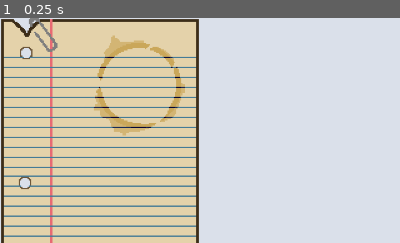
Above: before the commit, frame 1.
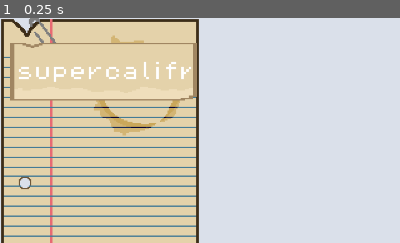
Above: after the commit, the same moment.

Repository: levienk/GMTK-Game-Jam-2024
Game: Godot game, scene res://game.tscn
Same seed, same stepped clock (60 frames per second), same inputs: the game is played once before the commit and once after it.
Inputs:
- Up to frame 1 (0.25 s): no input
The pictures show only the part of the screen within x 0-50%, y 0-50%; the shares and areas given below are measured in that part.

The runs differ from the first frame. In frame 1, 4.2% of the frame differs, in the area x 2-50%, y 11-37%.

Commit message:
Create WordBox

Diff:
--- a/game.tscn
+++ b/game.tscn
@@ -1,10 +1,11 @@
-[gd_scene load_steps=6 format=3 uid="uid://cv7hyn3xhhpxa"]
+[gd_scene load_steps=7 format=3 uid="uid://cv7hyn3xhhpxa"]
 
 [ext_resource type="Script" path="res://game.gd" id="1_56afu"]
 [ext_resource type="Texture2D" uid="uid://brhyun46vmtue" path="res://assets/art/background/Background.png" id="2_l3re6"]
 [ext_resource type="PackedScene" uid="uid://xb5j1xux3wyx" path="res://text_generation/text_selector.tscn" id="3_ugllk"]
 [ext_resource type="PackedScene" uid="uid://d1x2db3vo83ac" path="res://monkey/monkey.tscn" id="4_21wsr"]
 [ext_resource type="PackedScene" uid="uid://c1ociivssjn43" path="res://interface/line_edit.tscn" id="5_1mtwb"]
+[ext_resource type="PackedScene" uid="uid://dv6x0kvxxur1q" path="res://interface/word_box.tscn" id="6_ydu0c"]
 
 [node name="Game" type="Node2D"]
 script = ExtResource("1_56afu")
@@ -25,3 +26,6 @@
 offset_top = 279.0
 offset_right = 159.0
 offset_bottom = 359.0
+
+[node name="WordBox" parent="." instance=ExtResource("6_ydu0c")]
+position = Vector2(5, 19)
--- /dev/null
+++ b/interface/text_boundary.gd
@@ -0,0 +1,11 @@
+extends TextureRect
+
+const max_length = 140
+
+func _ready() -> void:
+	if $Label.size.x > max_length:
+		$Label.clip_text = true
+		$Label.size.x = max_length
+
+	size = $Label.size
+	size.x += 16
--- /dev/null
+++ b/interface/word_box.gd
@@ -0,0 +1,42 @@
+extends CharacterBody2D
+
+# This code is stolen from a YouTube video:
+# https://www.youtube.com/watch?v=GfGpXfbLVBA
+# https://gist.github.com/erdavids/bc303766260aa80ec58739ab8e914f57
+
+var draggingDistance
+var dir
+var dragging
+var newPosition = Vector2()
+
+var mouse_in = false
+
+func _ready():
+	pass
+
+
+func _input(event):
+	if event is InputEventMouseButton:
+		if event.is_pressed() && mouse_in:
+			draggingDistance = position.distance_to(get_viewport().get_mouse_position())
+			dir = (get_viewport().get_mouse_position() - position).normalized()
+			dragging = true
+			newPosition = get_viewport().get_mouse_position() - draggingDistance * dir
+		else:
+			dragging = false
+
+	elif event is InputEventMouseMotion:
+		if dragging:
+			newPosition = get_viewport().get_mouse_position() - draggingDistance * dir
+
+func _physics_process(delta):
+	if dragging:
+		velocity = (newPosition - position) * Vector2(30, 30)
+		move_and_slide()
+
+func _on_text_boundary_mouse_entered() -> void:
+	mouse_in = true
+
+
+func _on_text_boundary_mouse_exited() -> void:
+	mouse_in = false
--- /dev/null
+++ b/interface/word_box.tscn
@@ -0,0 +1,32 @@
+[gd_scene load_steps=4 format=3 uid="uid://dv6x0kvxxur1q"]
+
+[ext_resource type="Script" path="res://interface/word_box.gd" id="1_2qhla"]
+[ext_resource type="Texture2D" uid="uid://ci80rhxutmv58" path="res://assets/art/textures/wordbox.png" id="2_tixl6"]
+[ext_resource type="Script" path="res://interface/text_boundary.gd" id="3_yw6rr"]
+
+[node name="WordBox" type="CharacterBody2D"]
+script = ExtResource("1_2qhla")
+
+[node name="TextBoundary" type="TextureRect" parent="."]
+custom_minimum_size = Vector2(48, 48)
+offset_right = 48.0
+offset_bottom = 48.0
+texture = ExtResource("2_tixl6")
+script = ExtResource("3_yw6rr")
+
+[node name="Label" type="Label" parent="TextBoundary"]
+layout_mode = 1
+anchors_preset = 4
+anchor_top = 0.5
+anchor_bottom = 0.5
+offset_left = 8.0
+offset_top = -8.0
+offset_right = 34.0
+offset_bottom = 9.0
+grow_vertical = 2
+text = "supercalifragilisticexpi"
+vertical_alignment = 1
+
+[connection signal="mouse_entered" from="TextBoundary" to="." method="_on_text_boundary_mouse_entered"]
+[connection signal="mouse_exited" from="TextBoundary" to="." method="_on_text_boundary_mouse_exited"]
+[connection signal="resized" from="TextBoundary/Label" to="TextBoundary" method="_on_label_resized"]
Not shown, added: assets/art/textures/Invalid.png.import
Not shown, added: assets/art/textures/Valid.png.import
